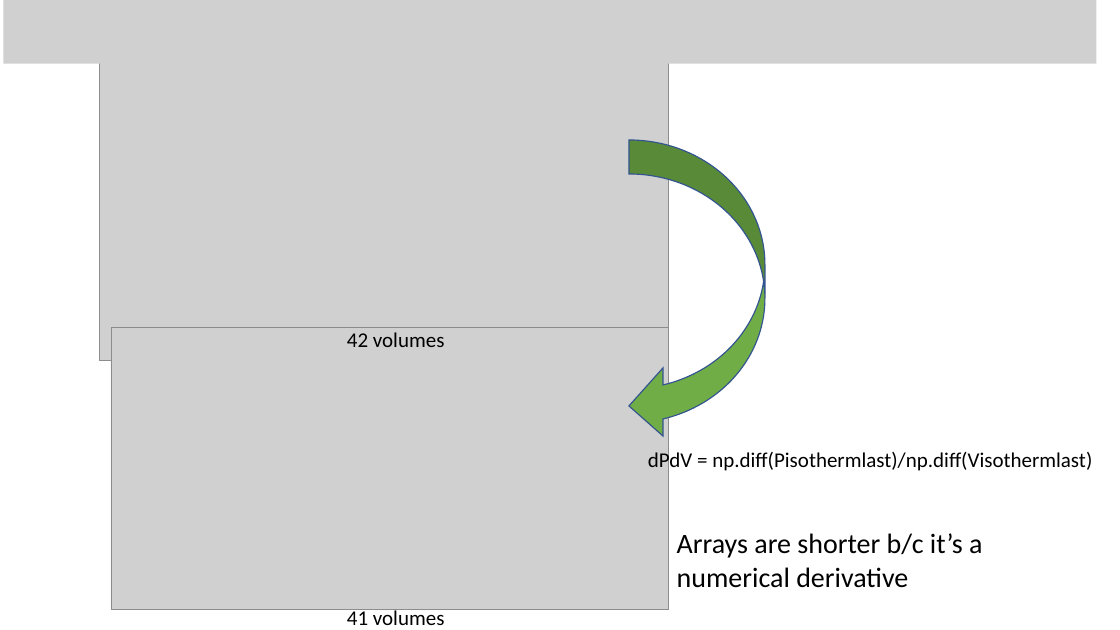
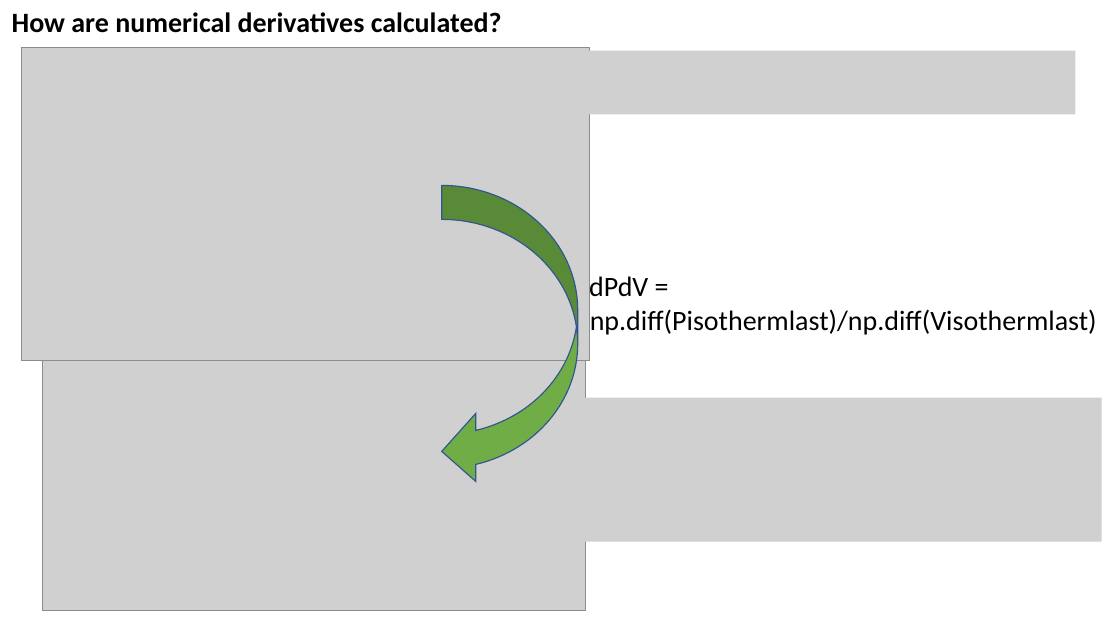
Before and after one commit to sneshyba/pypchem, a slide deck: slide 10 of Thermo 2022 (Neshyba)/Lectures/Week 2 - Thermodynamic surfaces/Week 2.3 Thermodynamic surfaces.pptx (slide 3 before the commit). Drawn at 1120x630 pixels with LibreOffice and Linux fonts; fonts in the diff are those of the drawing; grey boxes stand for pictures. Boxes give left, top, right and bottom in pixels: in the first picture for what was removed or moved away, otherwise in the second. Text is boxed around its words. In the diff, an @@ line names an element or a change of style, - is before the commit and + after.

```diff
--- a/Thermo 2022 (Neshyba)/Lectures/Week 2 - Thermodynamic surfaces/Week 2.3 Thermodynamic surfaces.pptx
+++ b/Thermo 2022 (Neshyba)/Lectures/Week 2 - Thermodynamic surfaces/Week 2.3 Thermodynamic surfaces.pptx
@@ picture removed at <box>3,0,1096,64</box> @@
@@ text added at <box>12,12,502,33</box>, 24 pt, text #000000, bold @@
+How are numerical derivatives calculated?
@@ picture added at <box>576,50,1075,114</box> @@
@@ curved left arrow: place and size @@
-curved left arrow at <box>629,140,765,440</box>
+curved left arrow at <box>442,186,578,486</box>
@@ text at <box>589,273,1097,335</box>: text changed; size 18 to 24 pt @@
-dPdV = np.diff(Pisothermlast)/np.diff(Visothermlast)
+dPdV =
+np.diff(Pisothermlast)/np.diff(Visothermlast)
@@ picture: place and size @@
-picture at <box>111,328,669,609</box>
+picture at <box>42,315,585,610</box>
@@ text removed at <box>347,332,445,347</box> @@
-42 volumes
@@ picture added at <box>576,397,1102,542</box> @@
@@ 3 pictures: place and size @@
-3 pictures at <box>100,48,669,518</box>
+3 pictures at <box>22,48,591,518</box>
@@ text removed at <box>677,533,982,588</box> @@
-Arrays are shorter b/c it’s a numerical derivative
@@ text removed at <box>347,607,445,625</box> @@
-41 volumes
```
Also in this commit, not shown: 4 other slides changed, 13 slides added, 6 slides removed, 17 other files.
